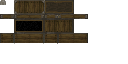
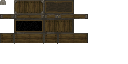
Comparing the layer stacks of the two 128×64 images. Changes:
added layer "Layer 5 copy" above "Layer 5" over [14, 0, 58, 44]
